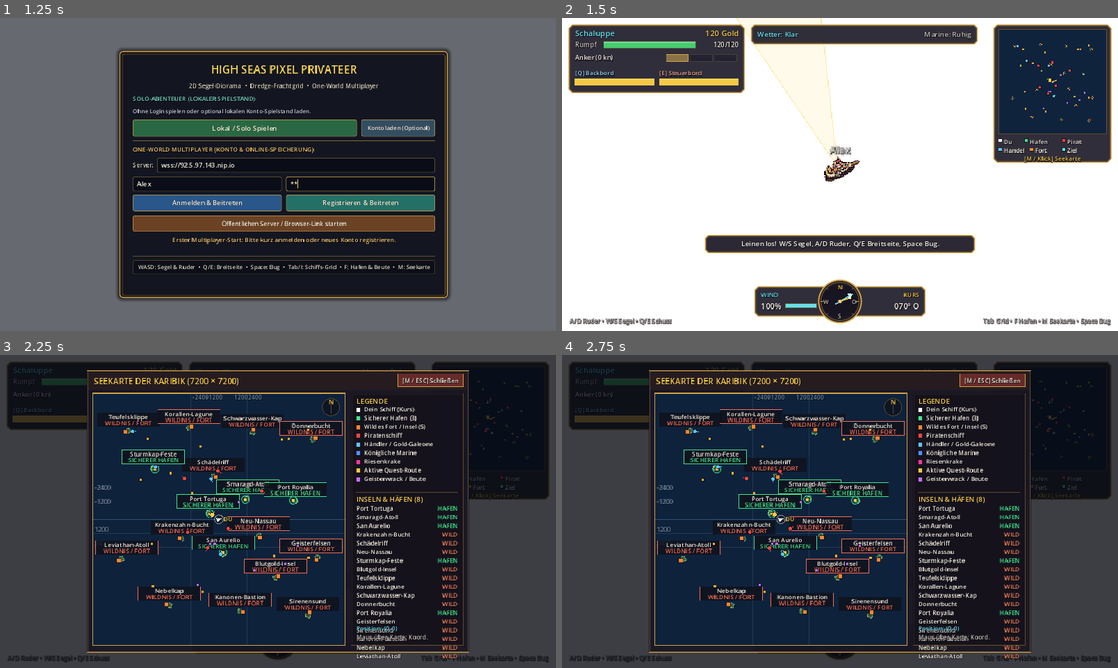
Above: before the commit, frames 1-4 (two rows, left to right).
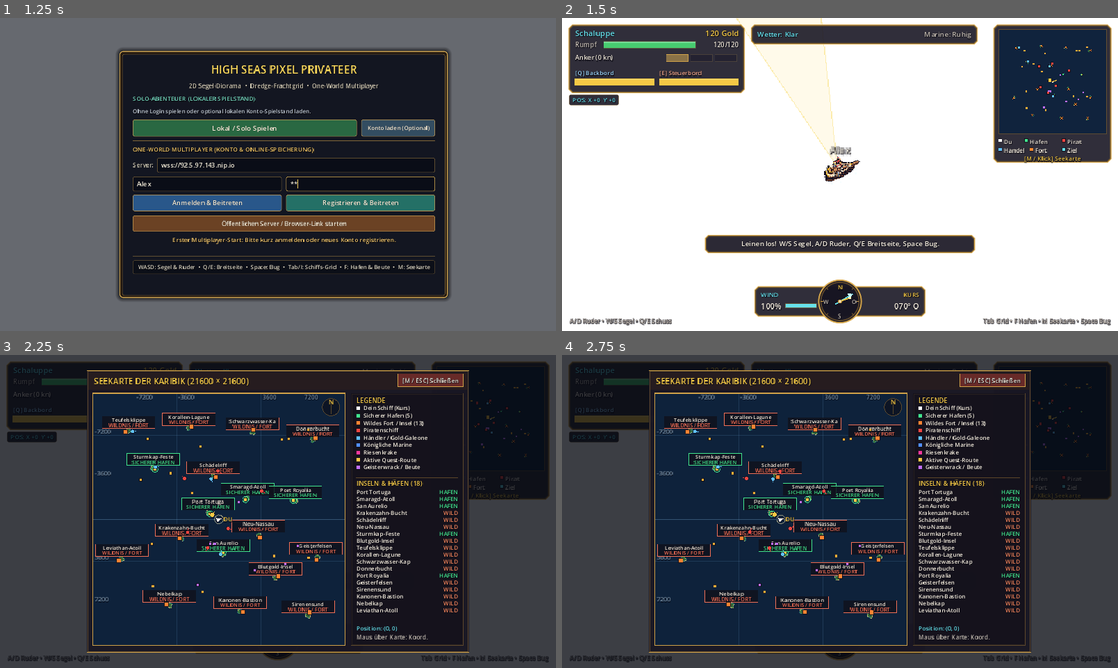
Above: after the commit, the same moments.

Repository: gandidast/high-seas-privateer
Game: Godot game, scene res://main.tscn
The game is run twice, just before and just after one commit, with the same random seed, the same clock (stepped at 60 frames per second) and the same inputs.
Inputs (mouse positions are in pixels of both pictures, inside the frame that each line leads up to):
- Up to frame 1 (1.25 s): click (205, 183) at 0.52 s; type "Alex" at 0.6 s; click (361, 183) at 0.75 s; type "12" at 0.83 s
- Up to frame 2 (1.5 s): click "Lokal / Solo Spielen" at 1.25 s
- Up to frame 3 (2.25 s): tap Enter at 2 s; drag from (489, 430) to (333, 442) at 2.02 s
- Up to frame 4 (2.75 s): no input

Frame 1 is identical in both runs. In frame 2, 0.5% of the frame differs, in the area x 1-96%, y 8-34%; in frame 3, 13%, in the area x 1-96%, y 7-98%; in frame 4, 13%.

Commit message:
Scale ocean/minimap/sea chart for 3x world & add top-left HUD coords

Diff:
--- a/ui/hud_labels_view.gd
+++ b/ui/hud_labels_view.gd
@@ -13,6 +13,7 @@
 var lbl_port: Label = null
 var lbl_starboard: Label = null
 var lbl_bow: Label = null
+var lbl_coords: Label = null
 var lbl_weather: Label = null
 var lbl_wanted: Label = null
 var lbl_quest: Label = null
@@ -42,6 +43,8 @@
 var _last_sb_rdy: bool = false
 var _last_bow_rdy: int = -1
 var _last_death_key: String = ""
+var _last_coords_txt: String = ""
+var _last_coords_y: float = -1.0
 
 
 func build(parent: Control) -> void:
@@ -58,6 +61,16 @@
 	lbl_bow = _make(parent, Vector2(30.0, 160.0), 14, UIThemeHelper.COL_MUTED)
 	lbl_bow.text = "[Space] Bug-Geschütz"
 	lbl_bow.visible = false
+	lbl_coords = _make(parent, Vector2(16.0, 176.0), 14, UIThemeHelper.COL_TURQUOISE)
+	var coords_style := UIThemeHelper.make_box_style(UIThemeHelper.COL_HUD_PANEL_BG, UIThemeHelper.COL_BRASS_DIM, 4, 1, 6)
+	coords_style.content_margin_top = 2.0
+	coords_style.content_margin_bottom = 2.0
+	coords_style.content_margin_left = 8.0
+	coords_style.content_margin_right = 8.0
+	lbl_coords.add_theme_stylebox_override("normal", coords_style)
+	lbl_coords.text = "POS: X +0  Y +0"
+	_last_coords_txt = lbl_coords.text
+	_last_coords_y = 176.0
 
 	lbl_weather = _make(parent, Vector2(450.0, 25.0), 16, UIThemeHelper.COL_TURQUOISE)
 	lbl_wanted = _make(parent, Vector2(700.0, 25.0), 16, UIThemeHelper.COL_MUTED, 240.0, HORIZONTAL_ALIGNMENT_RIGHT)
@@ -196,6 +209,7 @@
 		elif bow_state == 1:
 			lbl_bow.text = "[Space] Bug-Geschütz (Lädt...)"
 			lbl_bow.add_theme_color_override("font_color", UIThemeHelper.COL_MUTED)
+	sync_coords_pos(bow_state >= 0)
 
 	var w_pct: int = int(round(clampf(wind_strength, 0.0, 1.0) * 100.0))
 	if w_pct != _last_wind_pct:
@@ -256,3 +270,26 @@
 			lbl_harbor.text = "[F] Hafen von %s betreten" % current_harbor_name
 
 	return class_title
+
+
+func sync_coords_pos(has_bow: bool) -> void:
+	if lbl_coords == null:
+		return
+	var panel_bottom: float = 16.0 + (178.0 if has_bow else 156.0)
+	var target_y: float = panel_bottom + 4.0
+	if not is_equal_approx(target_y, _last_coords_y):
+		_last_coords_y = target_y
+		lbl_coords.position = Vector2(16.0, target_y).round()
+
+
+func update_coords(world_pos: Vector2) -> void:
+	if lbl_coords == null:
+		return
+	var cx: int = int(round(world_pos.x))
+	var cy: int = int(round(world_pos.y))
+	var sx: String = "+%d" % cx if cx >= 0 else "%d" % cx
+	var sy: String = "+%d" % cy if cy >= 0 else "%d" % cy
+	var txt: String = "POS: X %s  Y %s" % [sx, sy]
+	if _last_coords_txt != txt:
+		_last_coords_txt = txt
+		lbl_coords.text = txt
--- a/ui/hud_overlay.gd
+++ b/ui/hud_overlay.gd
@@ -61,6 +61,7 @@
 var _last_heading_q: float = -999.0
 var _last_wind_q: float = -999.0
 var _last_quest_player_pos: Vector2 = Vector2(INF, INF)
+var _last_coords_pos: Vector2 = Vector2(INF, INF)
 
 var _arrow_poly: PackedVector2Array = PackedVector2Array([Vector2.ZERO, Vector2.ZERO, Vector2.ZERO])
 var _wind_vane_poly: PackedVector2Array = PackedVector2Array([Vector2.ZERO, Vector2.ZERO, Vector2.ZERO])
@@ -154,6 +155,7 @@
 			}
 
 	_display_wind_angle = wind_dir.angle()
+	_last_coords_pos = Vector2(INF, INF)
 	_bake_maps_from_world()
 	_sync_map_refs()
 	_update_labels()
@@ -181,6 +183,7 @@
 
 	if player_ship != _last_player_ref:
 		_last_player_ref = player_ship
+		_last_coords_pos = Vector2(INF, INF)
 		_sync_map_refs()
 		_mark_dirty(true, true)
 
@@ -271,6 +274,9 @@
 		var sail: int = int(player_ship.get("sail_state"))
 		var heading: float = float(player_ship.get("heading"))
 		var p_pos: Vector2 = player_ship.get("world_pos")
+		if p_pos.distance_squared_to(_last_coords_pos) >= 64.0:
+			_last_coords_pos = p_pos
+			_labels.update_coords(p_pos)
 		var quest_moved: bool = (not active_quests.is_empty()) and (
 			p_pos.distance_squared_to(_last_quest_player_pos) > 16.0
 			or active_quests[0].quest_type == Contracts.QuestType.BOUNTY
@@ -461,6 +467,11 @@
 
 func _update_labels() -> void:
 	var q_pos: Vector2 = _resolve_quest_target_pos(active_quests[0]) if not active_quests.is_empty() else Vector2.ZERO
+	if player_ship != null:
+		var p_pos: Vector2 = player_ship.get("world_pos")
+		if _last_coords_pos.x == INF or p_pos.distance_squared_to(_last_coords_pos) >= 64.0:
+			_last_coords_pos = p_pos
+			_labels.update_coords(p_pos)
 	_player_class_title = _labels.update(
 		player_ship,
 		_read_broadside_ready(),
--- a/ui/minimap_renderer.gd
+++ b/ui/minimap_renderer.gd
@@ -1,7 +1,7 @@
 class_name MinimapRenderer
 extends Control
 ## Crisp chart-style Minimap widget for HudOverlay.
-## Covers the full 7200x7200 world, distinguishes 3 Safe Harbors from 5 Wild Islands,
+## Covers the full world (2 * WORLD_HALF_EXTENT), distinguishes Safe Harbors from Wild Islands,
 ## bakes static ocean/islands once per seed, and toggles WorldMapOverlay on click.
 
 signal world_map_toggle_requested
@@ -10,7 +10,6 @@
 const MAP_RECT: Rect2 = Rect2(11.0, 11.0, 248.0, 240.0)
 const MAP_W: int = 248
 const MAP_H: int = 240
-const SCALE_F: float = 118.0 / Contracts.WORLD_HALF_EXTENT
 const MAP_CENTER: Vector2 = Vector2(124.0, 120.0)
 
 var player_ship: Node = null
@@ -24,6 +23,7 @@
 
 var _baked_seed: int = -999999
 var _baked_island_count: int = -1
+var _baked_extent: float = -1.0
 var _baked_map_tex: ImageTexture = null
 var _fort_tex: ImageTexture = null
 var _player_tex: ImageTexture = null
@@ -48,11 +48,17 @@
 			accept_event()
 
 
+static func _get_scale_f() -> float:
+	return minf(float(MAP_W), float(MAP_H)) * 0.47 / Contracts.WORLD_HALF_EXTENT
+
+
 func bake_static_map(world_seed: int, islands: Array) -> void:
-	if _baked_map_tex != null and _baked_seed == world_seed and _baked_island_count == islands.size():
+	if _baked_map_tex != null and _baked_seed == world_seed and _baked_island_count == islands.size() and is_equal_approx(_baked_extent, Contracts.WORLD_HALF_EXTENT):
 		return
 	_baked_seed = world_seed
 	_baked_island_count = islands.size()
+	_baked_extent = Contracts.WORLD_HALF_EXTENT
+	var scale_f: float = _get_scale_f()
 
 	var img := Image.create(MAP_W, MAP_H, false, Image.FORMAT_RGBA8)
 	var ocean_col := Color(0.06, 0.14, 0.24, 0.96)
@@ -67,11 +73,11 @@
 		var isl: Contracts.IslandData = isl_var
 		if isl == null:
 			continue
-		var ic: Vector2 = MAP_CENTER + isl.center * SCALE_F
-		var r_px: int = int(ceil((isl.radius * 1.35 + 140.0) * SCALE_F))
+		var ic: Vector2 = MAP_CENTER + isl.center * scale_f
+		var r_px: int = int(ceil((isl.radius * 1.35 + 140.0) * scale_f))
 		for py in range(maxi(0, int(floor(ic.y)) - r_px), mini(MAP_H - 1, int(ceil(ic.y)) + r_px) + 1):
 			for px in range(maxi(0, int(floor(ic.x)) - r_px), mini(MAP_W - 1, int(ceil(ic.x)) + r_px) + 1):
-				var d: float = Contracts.get_water_depth((Vector2(float(px) + 0.5, float(py) + 0.5) - MAP_CENTER) / SCALE_F, world_seed)
+				var d: float = Contracts.get_water_depth((Vector2(float(px) + 0.5, float(py) + 0.5) - MAP_CENTER) / scale_f, world_seed)
 				if d <= -0.55:
 					img.set_pixel(px, py, Color(0.20, 0.40, 0.24, 1.0))
 				elif d <= -0.18:
@@ -81,13 +87,13 @@
 				elif d <= 0.22:
 					img.set_pixel(px, py, Color(0.11, 0.34, 0.44, 0.96))
 
-	# Distinct Safe Harbor anchor/diamond marker ONLY on the 3 safe harbors
+	# Distinct Safe Harbor anchor/diamond marker ONLY on safe harbors
 	var harbor_emerald := Color(0.26, 0.90, 0.56, 1.0)
 	for isl_var in islands:
 		var isl: Contracts.IslandData = isl_var
 		if isl == null or not isl.has_harbor:
 			continue
-		var hp: Vector2 = (MAP_CENTER + isl.harbor_pos * SCALE_F).round()
+		var hp: Vector2 = (MAP_CENTER + isl.harbor_pos * scale_f).round()
 		for dy_off in range(-3, 4):
 			for dx_off in range(-3, 4):
 				var manhattan: int = absi(dx_off) + absi(dy_off)
@@ -180,6 +186,7 @@
 
 
 func _draw_dynamic_forts_and_loot(mc: Vector2) -> void:
+	var scale_f: float = _get_scale_f()
 	var has_combat_forts: bool = combat_system_ref != null and not combat_system_ref.forts.is_empty()
 	var fort_list: Array = combat_system_ref.forts.values() if has_combat_forts else tracked_forts.values()
 	for f_info_var in fort_list:
@@ -187,7 +194,7 @@
 		if bool(f_info.get("destroyed", false)):
 			continue
 		var pos_val: Vector2 = f_info.get("world_pos", f_info.get("pos", Vector2.ZERO))
-		var fp: Vector2 = (mc + pos_val * SCALE_F).round()
+		var fp: Vector2 = (mc + pos_val * scale_f).round()
 		if MAP_RECT.has_point(fp) and _fort_tex != null:
 			draw_texture_rect(_fort_tex, Rect2((fp - Vector2(3.5, 3.5)).round(), Vector2(7.0, 7.0)), false)
 
@@ -196,18 +203,19 @@
 			var d: Contracts.LootDropData = drop_var
 			if d == null:
 				continue
-			var lp: Vector2 = (mc + d.world_pos * SCALE_F).round()
+			var lp: Vector2 = (mc + d.world_pos * scale_f).round()
 			if MAP_RECT.has_point(lp):
 				var lcol: Color = Color(0.76, 0.44, 0.98) if d.quest_id == "ghost_wreck" else (UIThemeHelper.COL_TURQUOISE if d.is_salvage_target else Color(0.95, 0.68, 0.22))
 				draw_rect(Rect2(lp - Vector2(2.0, 2.0), Vector2(4.0, 4.0)), lcol)
 
 
 func _draw_dynamic_ships(mc: Vector2) -> void:
+	var scale_f: float = _get_scale_f()
 	for ship_var in all_ships_ref.values():
 		var s: Node = ship_var
 		if s == null or s == player_ship or bool(s.get("is_sunk")):
 			continue
-		var sp: Vector2 = (mc + s.get("world_pos") * SCALE_F).round()
+		var sp: Vector2 = (mc + s.get("world_pos") * scale_f).round()
 		if not MAP_RECT.has_point(sp):
 			continue
 		var fac: int = int(s.get("faction"))
@@ -228,8 +236,9 @@
 
 
 func _draw_dynamic_markers(mc: Vector2) -> void:
+	var scale_f: float = _get_scale_f()
 	if bool(tracked_sea_monster.get("active", false)):
-		var mp: Vector2 = (mc + tracked_sea_monster.get("pos", Vector2.ZERO) * SCALE_F).round().clamp(MAP_RECT.position + Vector2(9.0, 9.0), MAP_RECT.end - Vector2(9.0, 9.0))
+		var mp: Vector2 = (mc + tracked_sea_monster.get("pos", Vector2.ZERO) * scale_f).round().clamp(MAP_RECT.position + Vector2(9.0, 9.0), MAP_RECT.end - Vector2(9.0, 9.0))
 		draw_arc(mp, 8.0 + 3.0 * sin(pulse_time * 6.0), 0.0, TAU, 18, Color(0.98, 0.30, 0.75, 0.85), 1.5)
 		_kraken_poly[0] = mp + Vector2(0.0, -7.0); _kraken_poly[1] = mp + Vector2(7.0, 0.0)
 		_kraken_poly[2] = mp + Vector2(0.0, 7.0); _kraken_poly[3] = mp + Vector2(-7.0, 0.0)
@@ -242,11 +251,11 @@
 			var boss: Node = all_ships_ref[q.target_ship_id]
 			if boss != null and not bool(boss.get("is_sunk")):
 				tpos = boss.get("world_pos")
-		var qp: Vector2 = (mc + tpos * SCALE_F).round().clamp(MAP_RECT.position + Vector2(6.0, 6.0), MAP_RECT.end - Vector2(6.0, 6.0))
+		var qp: Vector2 = (mc + tpos * scale_f).round().clamp(MAP_RECT.position + Vector2(6.0, 6.0), MAP_RECT.end - Vector2(6.0, 6.0))
 		draw_rect(Rect2(qp - Vector2(5.0, 5.0), Vector2(10.0, 10.0)), Color(1.0, 0.90, 0.20, 0.55 + 0.45 * sin(pulse_time * 5.0)), false, 2.0)
 
 	if player_ship != null:
-		var pp: Vector2 = (mc + player_ship.get("world_pos") * SCALE_F).round().clamp(MAP_RECT.position + Vector2(4.0, 4.0), MAP_RECT.end - Vector2(4.0, 4.0))
+		var pp: Vector2 = (mc + player_ship.get("world_pos") * scale_f).round().clamp(MAP_RECT.position + Vector2(4.0, 4.0), MAP_RECT.end - Vector2(4.0, 4.0))
 		if _player_tex != null:
 			draw_texture_rect(_player_tex, Rect2((pp - Vector2(3.5, 3.5)).round(), Vector2(7.0, 7.0)), false)
 		draw_line(pp, (pp + Vector2.from_angle(float(player_ship.get("heading"))) * 11.0).round(), UIThemeHelper.COL_GOLD, 2.0)
--- a/ui/world_map_overlay.gd
+++ b/ui/world_map_overlay.gd
@@ -1,9 +1,9 @@
 class_name WorldMapOverlay
 extends Control
 ## Fullscreen toggleable Nautical Sea Chart Overlay ([M] or Minimap click).
-## Renders the entire 7200x7200 sea, all 8 islands with Safe Harbor vs Wild/Fort
+## Renders the entire world sea (2 * WORLD_HALF_EXTENT), all islands with Safe Harbor vs Wild/Fort
 ## badges, live ships, active forts, Kraken, loot/ghost wrecks, quest routes,
-## coordinate grid, compass rose, and island directory legend.
+## coordinate grid, compass rose, and scrollable/adaptive island directory legend.
 
 signal map_toggled(open: bool)
 
@@ -25,9 +25,11 @@
 
 var _baked_seed: int = -999999
 var _baked_island_count: int = -1
+var _baked_extent: float = -1.0
 var _baked_tex: ImageTexture = null
 var _hover_close: bool = false
 var _cursor_screen_pos: Vector2 = Vector2(-9999.0, -9999.0)
+var _sidebar_scroll: int = 0
 var _ship_tri: PackedVector2Array = PackedVector2Array([Vector2.ZERO, Vector2.ZERO, Vector2.ZERO])
 var _kraken_poly: PackedVector2Array = PackedVector2Array([Vector2.ZERO, Vector2.ZERO, Vector2.ZERO, Vector2.ZERO])
 
@@ -88,6 +90,14 @@
 		return
 	if event is InputEventMouseButton:
 		var mb := event as InputEventMouseButton
+		if mb.pressed and (mb.button_index == MOUSE_BUTTON_WHEEL_UP or mb.button_index == MOUSE_BUTTON_WHEEL_DOWN):
+			var side_rect := Rect2(panel_pos + SIDEBAR_REL.position, SIDEBAR_REL.size)
+			if side_rect.has_point(mb.position):
+				var delta_scroll: int = -1 if mb.button_index == MOUSE_BUTTON_WHEEL_UP else 1
+				_sidebar_scroll = maxi(0, _sidebar_scroll + delta_scroll)
+				queue_redraw()
+			accept_event()
+			return
 		if mb.button_index == MOUSE_BUTTON_LEFT and mb.pressed:
 			var close_rect := Rect2(panel_pos + CLOSE_BTN_REL.position, CLOSE_BTN_REL.size)
 			var panel_rect := Rect2(panel_pos, PANEL_SIZE)
@@ -98,10 +108,12 @@
 
 func bake_static_map(world_seed: int, islands: Array) -> void:
 	islands_ref = islands.duplicate()
-	if _baked_tex != null and _baked_seed == world_seed and _baked_island_count == islands.size():
+	if _baked_tex != null and _baked_seed == world_seed and _baked_island_count == islands.size() and is_equal_approx(_baked_extent, Contracts.WORLD_HALF_EXTENT):
 		return
 	_baked_seed = world_seed
 	_baked_island_count = islands.size()
+	_baked_extent = Contracts.WORLD_HALF_EXTENT
+	_sidebar_scroll = 0
 
 	var scale_f: float = float(MAP_PX) / (Contracts.WORLD_HALF_EXTENT * 2.0)
 	var center_px := Vector2(float(MAP_PX) * 0.5, float(MAP_PX) * 0.5)
@@ -173,7 +185,8 @@
 	var header_rect := Rect2(panel_pos + Vector2(4.0, 4.0), Vector2(PANEL_SIZE.x - 8.0, 40.0))
 	draw_rect(header_rect, UIThemeHelper.COL_HEADER_BG, true)
 	draw_line(Vector2(header_rect.position.x, header_rect.end.y), Vector2(header_rect.end.x, header_rect.end.y), UIThemeHelper.COL_BRASS_DIM, 1.5)
-	UIThemeHelper.draw_sharp_text(self, font, panel_pos + Vector2(16.0, 31.0), "SEEKARTE DER KARIBIK (7200 × 7200)", 19, UIThemeHelper.COL_GOLD)
+	var world_span: int = int(round(Contracts.WORLD_HALF_EXTENT * 2.0))
+	UIThemeHelper.draw_sharp_text(self, font, panel_pos + Vector2(16.0, 31.0), "SEEKARTE DER KARIBIK (%d × %d)" % [world_span, world_span], 19, UIThemeHelper.COL_GOLD)
 
 	var close_rect := Rect2(panel_pos + CLOSE_BTN_REL.position, CLOSE_BTN_REL.size)
 	var close_bg: Color = Color(0.64, 0.23, 0.21, 1.0) if _hover_close else Color(0.42, 0.17, 0.16, 0.95)
@@ -193,10 +206,17 @@
 	else:
 		draw_rect(map_rect, Color(0.055, 0.135, 0.235, 1.0), true)
 
-	# Coordinate grid every 1200 world units
+	# Dynamic coordinate grid scaled to Contracts.WORLD_HALF_EXTENT
+	var half_ext: float = Contracts.WORLD_HALF_EXTENT
+	var grid_step: float = half_ext / 3.0
+	if grid_step >= 1000.0:
+		grid_step = snappedf(grid_step, 200.0)
+	grid_step = maxf(200.0, grid_step)
+	var max_k: int = int(floor((half_ext - 1.0) / grid_step))
 	var grid_col := Color(0.36, 0.56, 0.74, 0.22)
 	var axis_col := Color(0.48, 0.70, 0.86, 0.34)
-	for coord in [-2400.0, -1200.0, 0.0, 1200.0, 2400.0]:
+	for k in range(-max_k, max_k + 1):
+		var coord: float = float(k) * grid_step
 		var p_h: Vector2 = _world_to_chart(Vector2(0.0, coord), map_rect)
 		var p_v: Vector2 = _world_to_chart(Vector2(coord, 0.0), map_rect)
 		var col: Color = axis_col if is_zero_approx(coord) else grid_col
@@ -225,6 +245,10 @@
 
 	# Safe Harbor circles & Wild Island badges + Island Names
 	var scale_f: float = map_rect.size.x / (Contracts.WORLD_HALF_EXTENT * 2.0)
+	var compact_pills: bool = islands_ref.size() > 10
+	var pill_w: float = 122.0 if compact_pills else 144.0
+	var pill_h: float = 28.0 if compact_pills else 32.0
+	var pill_font: int = 12 if compact_pills else 14
 	for isl_var in islands_ref:
 		var isl: Contracts.IslandData = isl_var
 		if isl == null:
@@ -232,7 +256,7 @@
 		var ic: Vector2 = _world_to_chart(isl.center, map_rect)
 		if isl.has_harbor:
 			var hp: Vector2 = _world_to_chart(isl.harbor_pos, map_rect)
-			var hr: float = maxf(9.0, isl.harbor_radius * scale_f)
+			var hr: float = maxf(7.0 if compact_pills else 9.0, isl.harbor_radius * scale_f)
 			draw_circle(hp, hr, Color(0.24, 0.88, 0.54, 0.16))
 			draw_arc(hp, hr, 0.0, TAU, 20, Color(0.28, 0.94, 0.58, 0.85), 1.5)
 			draw_rect(Rect2(hp - Vector2(3.5, 3.5), Vector2(7.0, 7.0)), UIThemeHelper.COL_GOLD, true)
@@ -240,11 +264,11 @@
 
 		var badge_col: Color = Color(0.26, 0.90, 0.56) if isl.has_harbor else Color(0.95, 0.44, 0.34)
 		var sub_txt: String = "SICHERER HAFEN" if isl.has_harbor else ("WILDNIS / FORT" if bool(island_fort_alive.get(isl.index, false)) else "WILDNIS")
-		var label_pos: Vector2 = (ic + Vector2(-72.0, -maxf(18.0, isl.radius * scale_f) - 24.0)).clamp(map_rect.position + Vector2(6.0, 6.0), map_rect.end - Vector2(150.0, 38.0)).round()
-		var pill_rect := Rect2(label_pos, Vector2(144.0, 32.0))
+		var label_pos: Vector2 = (ic + Vector2(-pill_w * 0.5, -maxf(14.0 if compact_pills else 18.0, isl.radius * scale_f) - (pill_h - 8.0))).clamp(map_rect.position + Vector2(6.0, 6.0), map_rect.end - Vector2(pill_w + 6.0, pill_h + 6.0)).round()
+		var pill_rect := Rect2(label_pos, Vector2(pill_w, pill_h))
 		UIThemeHelper.draw_clean_box(self, pill_rect, Color(0.06, 0.07, 0.11, 0.84), badge_col)
-		UIThemeHelper.draw_sharp_text(self, font, label_pos + Vector2(4.0, 15.0), isl.name, 14, UIThemeHelper.COL_IVORY, HORIZONTAL_ALIGNMENT_CENTER, 136)
-		UIThemeHelper.draw_sharp_text(self, font, label_pos + Vector2(4.0, 29.0), sub_txt, 14, badge_col, HORIZONTAL_ALIGNMENT_CENTER, 136)
+		UIThemeHelper.draw_sharp_text(self, font, label_pos + Vector2(4.0, 13.0 if compact_pills else 15.0), isl.name, pill_font, UIThemeHelper.COL_IVORY, HORIZONTAL_ALIGNMENT_CENTER, int(pill_w) - 8)
+		UIThemeHelper.draw_sharp_text(self, font, label_pos + Vector2(4.0, 25.0 if compact_pills else 29.0), sub_txt, pill_font, badge_col, HORIZONTAL_ALIGNMENT_CENTER, int(pill_w) - 8)
 
 	# Active forts
 	for f_info_var in fort_sources.values():
@@ -346,15 +370,26 @@
 func _draw_sidebar(side_rect: Rect2, map_rect: Rect2, font: Font) -> void:
 	UIThemeHelper.draw_framed_panel(self, side_rect, UIThemeHelper.COL_PANEL_INSET, UIThemeHelper.COL_BRASS_DIM, Color(0.22, 0.18, 0.14, 0.55))
 	var x: float = side_rect.position.x + 12.0
-	var y: float = side_rect.position.y + 24.0
+	var y: float = side_rect.position.y + 22.0
 	var w: float = side_rect.size.x - 24.0
 
-	UIThemeHelper.draw_sharp_text(self, font, Vector2(x, y), "LEGENDE", 16, UIThemeHelper.COL_GOLD)
-	y += 18.0
+	var harbor_count: int = 0
+	var wild_count: int = 0
+	for isl_var in islands_ref:
+		var isl_c: Contracts.IslandData = isl_var
+		if isl_c == null:
+			continue
+		if isl_c.has_harbor:
+			harbor_count += 1
+		else:
+			wild_count += 1
+
+	UIThemeHelper.draw_sharp_text(self, font, Vector2(x, y), "LEGENDE", 15, UIThemeHelper.COL_GOLD)
+	y += 17.0
 	var legend_items: Array = [
 		[Color.WHITE, "Dein Schiff (Kurs)"],
-		[Color(0.26, 0.90, 0.56), "Sicherer Hafen (3)"],
-		[Color(0.98, 0.52, 0.20), "Wildes Fort / Insel (5)"],
+		[Color(0.26, 0.90, 0.56), "Sicherer Hafen (%d)" % harbor_count],
+		[Color(0.98, 0.52, 0.20), "Wildes Fort / Insel (%d)" % wild_count],
 		[Color(0.94, 0.28, 0.26), "Piratenschiff"],
 		[Color(0.38, 0.76, 0.98), "Händler / Gold-Galeone"],
 		[Color(0.32, 0.56, 0.98), "Königliche Marine"],
@@ -363,28 +398,54 @@
 		[Color(0.76, 0.44, 0.98), "Geisterwrack / Beute"]
 	]
 	for entry in legend_items:
-		draw_rect(Rect2(x, y - 9.0, 10.0, 10.0), entry[0] as Color, true)
-		draw_rect(Rect2(x, y - 9.0, 10.0, 10.0), UIThemeHelper.COL_OUTLINE, false, 1.0)
-		UIThemeHelper.draw_sharp_text(self, font, Vector2(x + 18.0, y), entry[1], 14, UIThemeHelper.COL_IVORY)
-		y += 20.0
-
-	y += 6.0
+		draw_rect(Rect2(x, y - 9.0, 9.0, 9.0), entry[0] as Color, true)
+		draw_rect(Rect2(x, y - 9.0, 9.0, 9.0), UIThemeHelper.COL_OUTLINE, false, 1.0)
+		UIThemeHelper.draw_sharp_text(self, font, Vector2(x + 16.0, y), entry[1], 13, UIThemeHelper.COL_IVORY)
+		y += 17.0
+
+	y += 2.0
 	draw_line(Vector2(x, y), Vector2(x + w, y), UIThemeHelper.COL_BRASS_DIM, 1.5)
-	y += 22.0
-	UIThemeHelper.draw_sharp_text(self, font, Vector2(x, y), "INSELN & HÄFEN (8)", 16, UIThemeHelper.COL_GOLD)
-	y += 20.0
-
+	y += 19.0
+
+	var valid_islands: Array[Contracts.IslandData] = []
 	for isl_var in islands_ref:
 		var isl: Contracts.IslandData = isl_var
-		if isl == null:
-			continue
+		if isl != null:
+			valid_islands.append(isl)
+
+	var footer_y: float = side_rect.end.y - 38.0
+	var list_bottom: float = footer_y - 18.0
+	var list_top: float = y + 6.0
+	var avail_h: float = maxf(16.0, list_bottom - list_top)
+	var total_cnt: int = valid_islands.size()
+	var row_h: float = clampf(floor(avail_h / float(maxi(1, total_cnt))), 16.0, 20.0)
+	var max_visible: int = maxi(1, int(floor(avail_h / row_h)))
+	var max_scroll: int = maxi(0, total_cnt - max_visible)
+	_sidebar_scroll = clampi(_sidebar_scroll, 0, max_scroll)
+
+	UIThemeHelper.draw_sharp_text(self, font, Vector2(x, y), "INSELN & HÄFEN (%d)" % total_cnt, 15, UIThemeHelper.COL_GOLD)
+	if max_scroll > 0:
+		UIThemeHelper.draw_sharp_text(self, font, Vector2(x, y), "Scroll %d-%d" % [_sidebar_scroll + 1, mini(total_cnt, _sidebar_scroll + max_visible)], 12, UIThemeHelper.COL_MUTED, HORIZONTAL_ALIGNMENT_RIGHT, int(w))
+
+	var row_font: int = 13 if row_h < 18.0 else 14
+	var list_w: float = w - (8.0 if max_scroll > 0 else 0.0)
+	var row_y: float = list_top + row_h - 3.0
+	for i in range(_sidebar_scroll, mini(total_cnt, _sidebar_scroll + max_visible)):
+		var isl: Contracts.IslandData = valid_islands[i]
 		var col: Color = Color(0.26, 0.90, 0.56) if isl.has_harbor else Color(0.95, 0.52, 0.36)
 		var tag: String = "HAFEN" if isl.has_harbor else "WILD"
-		UIThemeHelper.draw_sharp_text(self, font, Vector2(x, y), isl.name, 14, UIThemeHelper.COL_IVORY)
-		UIThemeHelper.draw_sharp_text(self, font, Vector2(x, y), tag, 14, col, HORIZONTAL_ALIGNMENT_RIGHT, int(w))
-		y += 20.0
-
-	var footer_y: float = side_rect.end.y - 38.0
+		UIThemeHelper.draw_sharp_text(self, font, Vector2(x, row_y), isl.name, row_font, UIThemeHelper.COL_IVORY)
+		UIThemeHelper.draw_sharp_text(self, font, Vector2(x, row_y), tag, row_font, col, HORIZONTAL_ALIGNMENT_RIGHT, int(list_w))
+		row_y += row_h
+
+	if max_scroll > 0:
+		var track_rect := Rect2(x + w - 4.0, list_top, 4.0, avail_h)
+		draw_rect(track_rect, Color(0.14, 0.13, 0.19, 0.90), true)
+		var thumb_frac: float = float(max_visible) / float(total_cnt)
+		var thumb_h: float = maxf(14.0, avail_h * thumb_frac)
+		var thumb_y: float = list_top + (avail_h - thumb_h) * (float(_sidebar_scroll) / float(max_scroll))
+		draw_rect(Rect2(track_rect.position.x, thumb_y, 4.0, thumb_h), UIThemeHelper.COL_BRASS, true)
+
 	draw_line(Vector2(x, footer_y - 14.0), Vector2(x + w, footer_y - 14.0), UIThemeHelper.COL_BRASS_DIM, 1.0)
 	if player_ship != null:
 		var ppos: Vector2 = player_ship.get("world_pos")
--- a/visual/ocean_renderer.gd
+++ b/visual/ocean_renderer.gd
@@ -7,7 +7,7 @@
 const SHADER_PATH := "res://visual/ocean_shader.gdshader"
 const OUTLINE_COLOR := Color(0.094, 0.078, 0.145, 1.0) # #181425 crisp dark outline
 const MIN_QUAD_SIZE := Vector2(768.0, 448.0)
-const DEPTH_MAP_RES: int = 1024
+const DEPTH_MAP_RES: int = 2048
 const DEPTH_MAP_HALF_EXTENT: float = Contracts.WORLD_HALF_EXTENT
 const SHADOW_COLOR := Color(0.06, 0.05, 0.09, 0.28)
 
